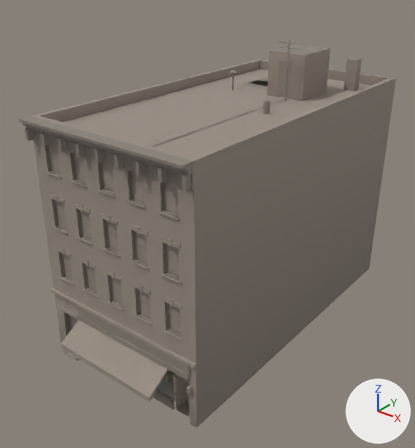
One commit to the glTF model assets/models/buildings/hq_social_club.glb: the scene before it, then after it.
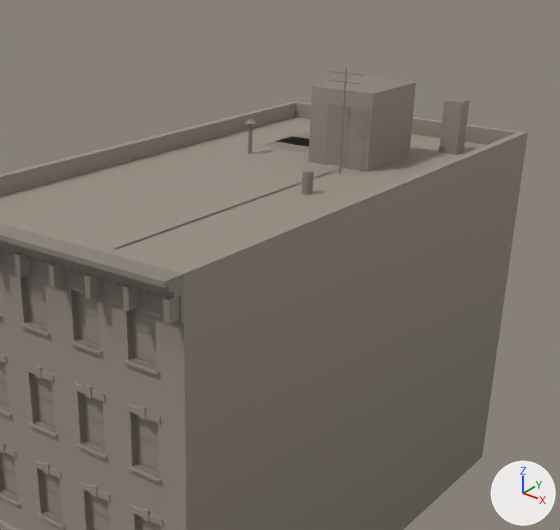
There are two pictures of each version: one whole from a 50 mm camera at (19.0, -16.3, 21.5) aimed at (-0.3, 7.8, 6.6), one close up on the part from 21% to 100% of the width and 0% to 70% of the height. The lights are fixed; the arrows at lower right show +X, +Y and +Z. The last two pictures show the newer version. Vertices at exactly the same position are counted once.

In view in the first close-up: 'hq_social_club'.
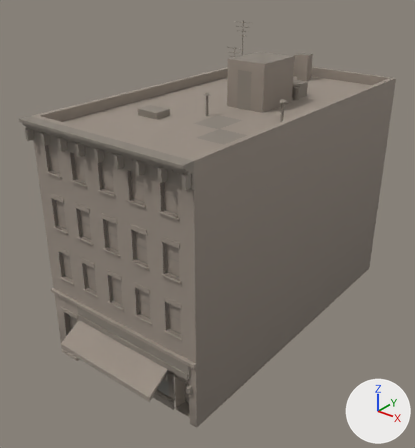
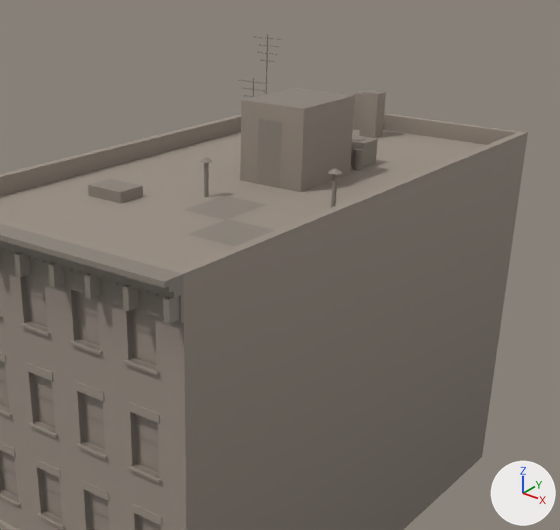
Where the change shows, as pixel boxes [x1, y1, x2, y2] in the close-ups (560 x 530 px; the box of a moved part takes in the faces that stretch with it):
'hq_social_club', reshaped
    before: [0, 69, 528, 530]
    after: [0, 34, 528, 530]
part 1 of me_hq_social_club, moved or reshaped
    before: [308, 76, 416, 172]
    after: [240, 88, 355, 192]
part 2 of me_hq_social_club, moved or reshaped
    before: [439, 98, 470, 155]
    after: [353, 91, 364, 130]
part 3 of me_hq_social_club, moved or reshaped
    before: [325, 104, 351, 168]
    after: [257, 119, 282, 188]
part 4 of me_hq_social_club, moved or reshaped
    before: [302, 170, 314, 195]
    after: [353, 148, 364, 171]
part 5 of me_hq_social_club, moved or reshaped
    before: [248, 124, 252, 154]
    after: [204, 163, 209, 197]
part 6 of me_hq_social_club, moved or reshaped
    before: [245, 119, 256, 124]
    after: [199, 157, 213, 163]
part 7 of me_hq_social_club, added
    after: [331, 174, 337, 208]
part 8 of me_hq_social_club, added
    after: [328, 168, 342, 175]
part 9 of me_hq_social_club, moved or reshaped
    before: [339, 69, 347, 173]
    after: [266, 34, 268, 94]
part 10 of me_hq_social_club, deleted
    before: [0, 137, 309, 522]
part 11 of me_hq_social_club, cut back
    before: [97, 131, 343, 249]
    after: [253, 78, 386, 168]
part 12 of me_hq_social_club, added
    after: [88, 179, 275, 246]

The change, as a diff of the scene's bpy script:
```diff
--- a/assets/models/buildings/hq_social_club.glb.py
+++ b/assets/models/buildings/hq_social_club.glb.py
@@ me_hq_social_club @@
 # used by ob_hq_social_club; location = (0.0, 0.0, 0.0)
-me_hq_social_club.from_pydata(...)  # 3255 vertices, 3346 faces; spans x -5.2..5.2, y -1.5..20.0, z 0.0..16.8
+me_hq_social_club.from_pydata(...)  # 3275 vertices, 3412 faces; spans x -5.2..5.2, y -1.5..20.0, z 0.0..17.0
+# me_hq_social_club part 1: the loose piece of 8 vertices spanning x 0.0..2.4, y 13.2..16.2, z 13.4..15.9 is moved by (-0.3, -3.6, 0.0)
+# me_hq_social_club part 2: the loose piece of 8 vertices spanning x 3.0..3.7, y 17.4..18.0, z 13.4..15.2 is scaled about its middle by (1, 1, 0.768), then moved by (-4.7, 1.6, -0.2)
+# me_hq_social_club part 3: the loose piece of 4 vertices spanning x 0.7..1.6, y 13.2, z 13.4..15.4 is moved by (-0.3, -3.6, 0.0)
+# me_hq_social_club part 4: the loose piece of 16 vertices spanning x 2.2..2.5, y 9.4..9.7, z 13.4..14.1 is moved by (-0.3, 3.7, 0.0)
+# me_hq_social_club part 5: the loose piece of 12 vertices spanning x -2.5..-2.3, y 12.9..13.0, z 13.4..14.4 is moved by (2.5, -5.7, 0.0)
+# me_hq_social_club part 6: the loose piece of 16 vertices spanning x -2.6..-2.2, y 12.7..13.2, z 14.4..14.6 is moved by (2.5, -5.7, 0.0)
+# me_hq_social_club part 7: the loose piece of 12 vertices spanning x -2.5..-2.3, y 12.9..13.0, z 13.4..14.4 is copied, and the copy is moved by (6.4, -4.4, 0.0); it spans x 3.9..4.1, y 8.4..8.6, z 13.4..14.4
+# me_hq_social_club part 8: the loose piece of 16 vertices spanning x -2.6..-2.2, y 12.7..13.2, z 14.4..14.6 is copied, and the copy is moved by (6.4, -4.4, 0.0); it spans x 3.8..4.2, y 8.3..8.7, z 14.4..14.6
+# me_hq_social_club part 9: the loose piece of 8 vertices spanning x 1.8, y 12.4..12.5, z 13.4..16.8 is scaled about its middle by (1, 1, 1.08), then moved by (-6.1, 4.1, 0.1)
+# me_hq_social_club part 10: 16 loose pieces with 124 vertices, spanning x -4.0..4.0, y -0.1..16.3, z 6.7..13.4, are deleted
+# me_hq_social_club part 11: 8 vertices removed from x -2.8..1.5, y 0.8..18.0, z 13.4; 76 vertices added at x -4.0..2.0, y 12.7..18.7, z 13.4..15.6
+# me_hq_social_club part 12: 16 vertices added at x -2.8..4.1, y 3.8..7.7, z 13.4..13.7
+# other edits to the shape of me_hq_social_club do not show in these pictures
 me_hq_social_club.materials.append(mat_m_brick_brown)
@@ me_hq_social_club @@
 me_hq_social_club.materials.append(mat_m_roof_gravel)
-me_hq_social_club.materials.append(mat_m_wood)
```
